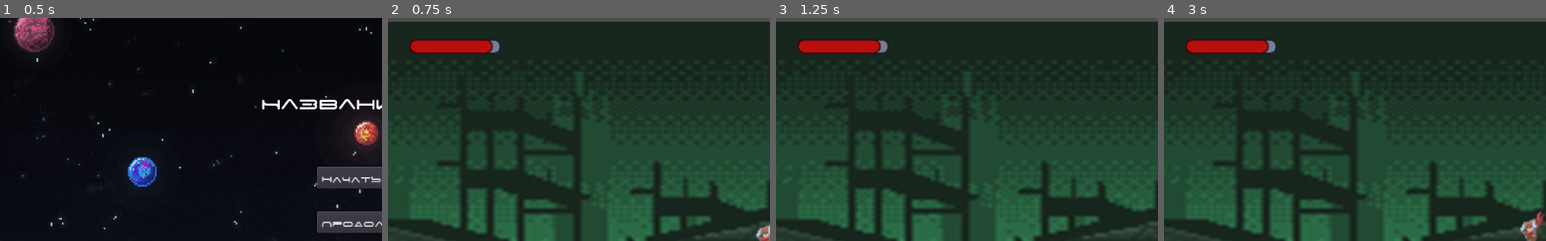
Above: before the commit, frames 1-4 (left to right).
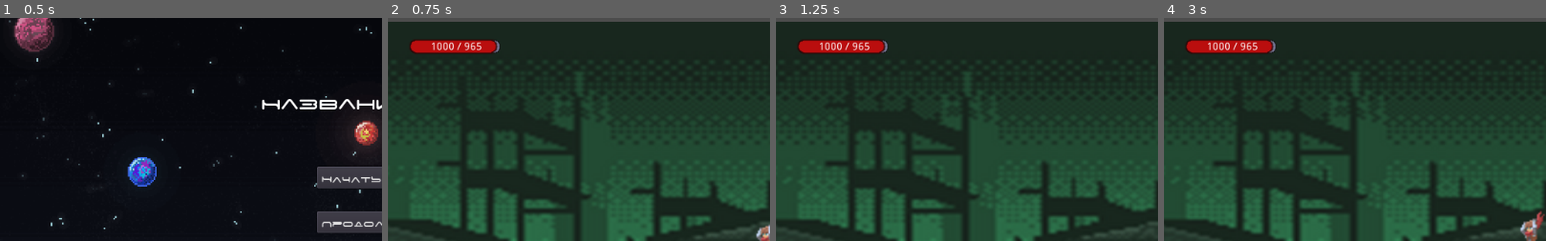
Above: after the commit, the same moments.

Repository: Burd88/-platformgame
Game: Godot game, scene res://main/main.tscn
Same seed, same stepped clock (60 frames per second), same inputs: the game is played once before the commit and once after it.
Inputs:
- Up to frame 1 (0.5 s): no input
- Up to frame 2 (0.75 s): click "Начать Игру" at 0.5 s
- Up to frame 3 (1.25 s): no input
- Up to frame 4 (3 s): hold D (ui_right) 1.28-2.78 s; tap W (ui_up) at 1.35, 1.52, 1.82, 2.1, 2.27, 2.57, 2.85 s; hold A (ui_left) from 2.78 s (still down)
The pictures show only the part of the screen within x 0-50%, y 0-50%; the shares and areas given below are measured in that part.

Frame 1 is identical in both runs. In frame 2, 0.4% of the frame differs, in the area x 11-29%, y 9-16%; in frame 3, 0.4%; in frame 4, 0.4%.

Commit message:
add func player death

Diff:
--- a/main/main.gd
+++ b/main/main.gd
@@ -15,12 +15,12 @@
 
 func _on_Start_game_pressed():
 	get_tree().change_scene("res://game.tscn")
-	pass # Replace with function body.
+	pass # начать новую игру
 
 
 func _on_Exit_pressed():
 	get_tree().quit()
-	pass # Replace with function body.
+	pass # закрыть игру
 
 
 func _on_Continue_pressed():
--- a/player/Player.gd
+++ b/player/Player.gd
@@ -5,7 +5,7 @@
 var gravity = 200
 
 ## жизни игрока
-var health = 400
+var health = 1000
 var health_now = health-35
 var php = (health_now*100)/health
 ##-----------------------
@@ -37,6 +37,7 @@
 	_move(delta)
 	_attack()
 	_gui()
+	_death()
 
 func _move(delta):
 	direction.x = int(Input.is_action_pressed("ui_right"))-int(Input.is_action_pressed("ui_left"))
@@ -98,19 +99,17 @@
 
 
 
-
-	if is_on_wall()  and !is_on_floor() and direction.y == 1:
-		velocity.y = 0
-		wall = true
-		$spr.animation = "hang1"
-
-
-		if Input.is_action_just_pressed("ui_up"):
-			velocity.y = -jump_speed
-			direction.y = 1
-		if Input.is_action_just_pressed("ui_down"):
-			velocity.y = jump_speed
-			direction.y = 1
+	if !is_on_floor():
+		if is_on_wall() and direction.y == 1:
+			velocity.y = 0
+			wall = true
+			$spr.animation = "hang1"
+			if Input.is_action_just_pressed("ui_up"):
+				velocity.y = -jump_speed
+				direction.y = 1
+			if Input.is_action_just_pressed("ui_down"):
+				velocity.y = jump_speed
+				direction.y = 1
 
 	if is_on_ceiling():
 		velocity.y = 0
@@ -137,13 +136,19 @@
 		$spr.animation = "attack1"
 
 func _gui():
+	$GUI/HPlabel.text = str(health, " / ", health_now )
 	php = (health_now*100)/health
 	$GUI/Healthbar.value = php
-
+		# Графический интерфейс игрока
 
 func _on_spr_animation_finished():
 	if $spr.animation == "attack1":
 		print("attack")
-		health_now -= rand_range(1,100)
+		health_now -= randi()%50
 		print(health_now)
 	pass # Replace with function body.
+
+func _death():
+	if health_now <= 0:
+		get_tree().change_scene("res://main/main.tscn")
+	pass
--- a/player/Player.tscn
+++ b/player/Player.tscn
@@ -197,7 +197,7 @@
 pause_mode = 2
 frames = SubResource( 1 )
 animation = "idle"
-frame = 2
+frame = 1
 speed_scale = 1.5
 playing = true
 flip_h = true
@@ -210,6 +210,7 @@
 [node name="CollisionShape2D" type="CollisionShape2D" parent="."]
 position = Vector2( 1.05408, 7.90561 )
 shape = SubResource( 2 )
+one_way_collision = true
 
 [node name="GUI" type="CanvasLayer" parent="."]
 
@@ -223,4 +224,13 @@
 custom_styles/bg = SubResource( 4 )
 value = 100.0
 percent_visible = false
+
+[node name="HPlabel" type="Label" parent="GUI"]
+margin_left = 41.0
+margin_top = 32.0
+margin_right = 143.0
+margin_bottom = 46.0
+text = "dvs"
+align = 1
+valign = 1
 [connection signal="animation_finished" from="spr" to="." method="_on_spr_animation_finished"]
